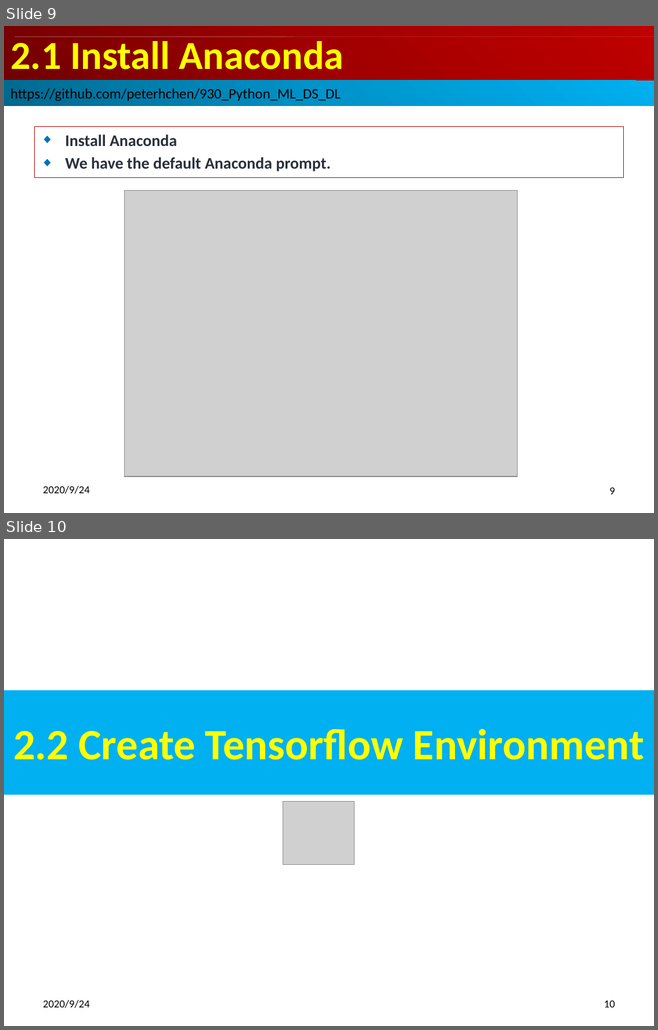
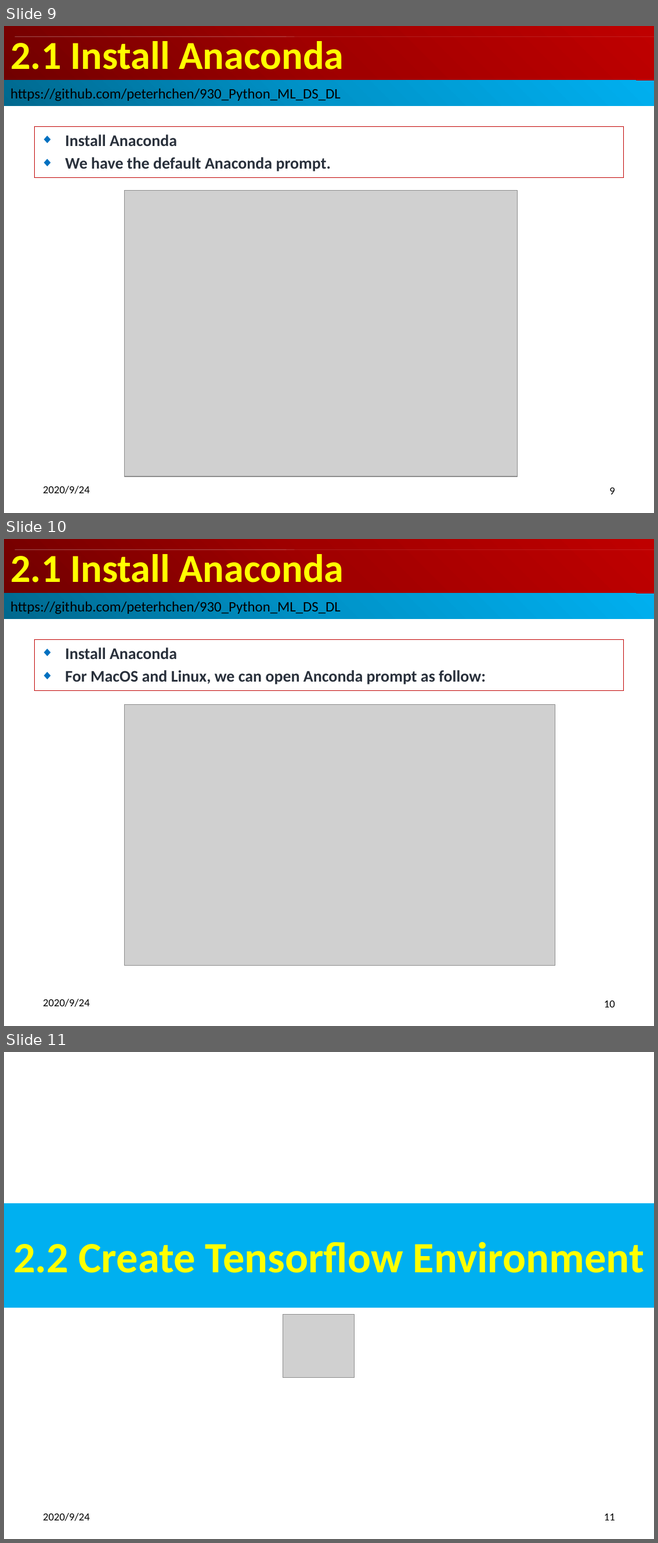
Before and after one commit to peterhchen/900_Python_ML_DS_DL, a slide deck: 002_SetupRunTensorflow.pptx. Shown one above the other, each under a label of ours: slides 9 and 10 before the commit, slides 9, 10 and 11 after it. The pictures are 658x1030 and 658x1543 pixels, drawn with LibreOffice and Linux fonts; fonts in the diff are those of the drawing; grey boxes stand for pictures. Boxes give left, top, right and bottom in pixels: in the first picture for what was removed or moved away, otherwise in the second. Text is boxed around its words. In the diff, an @@ line names an element or a change of style, - is before the commit and + after.

```diff
--- a/002_SetupRunTensorflow.pptx
+++ b/002_SetupRunTensorflow.pptx
@@ slide 10 added at <box>4,539,654,1026</box>, background #FFFFFF @@
@@ title added at <box>4,539,654,594</box>, fill gradient #720000 to #A20000 to #C00000, 44 pt, text #FFFF00, bold @@
+2.1 Install Anaconda
@@ rectangle added at <box>15,550,295,550</box>, fill #F9F9F9 @@
@@ rectangle added at <box>15,550,654,550</box>, fill #F9F9F9 @@
@@ rectangle added at <box>15,550,286,550</box>, fill #F9F9F9 @@
@@ rectangle added at <box>4,594,654,619</box>, fill gradient #00688E to #0094CA to #00B0F0, 16 pt, text #000000 @@
+https://github.com/peterhchen/930_Python_ML_DS_DL
@@ subtitle added at <box>35,640,623,690</box>, outline #C00000 0.75 pt, 18 pt, text #29303B, bold @@
+◆ Install Anaconda
+◆ For MacOS and Linux, we can open Anconda prompt as follow:
@@ picture added at <box>125,705,555,966</box> @@
@@ text added at <box>43,999,90,1007</box>, 12 pt, text #000000 @@
+2020/9/24
@@ page number added at <box>604,1001,615,1008</box>, 12 pt, text #000000 @@
+10
@@ what was slide 10 is now slide 11 @@
@@ page number at <box>604,1514,615,1521</box>: text changed @@
-10
+11
```
Also in this commit, not shown: 1 slide changed.
